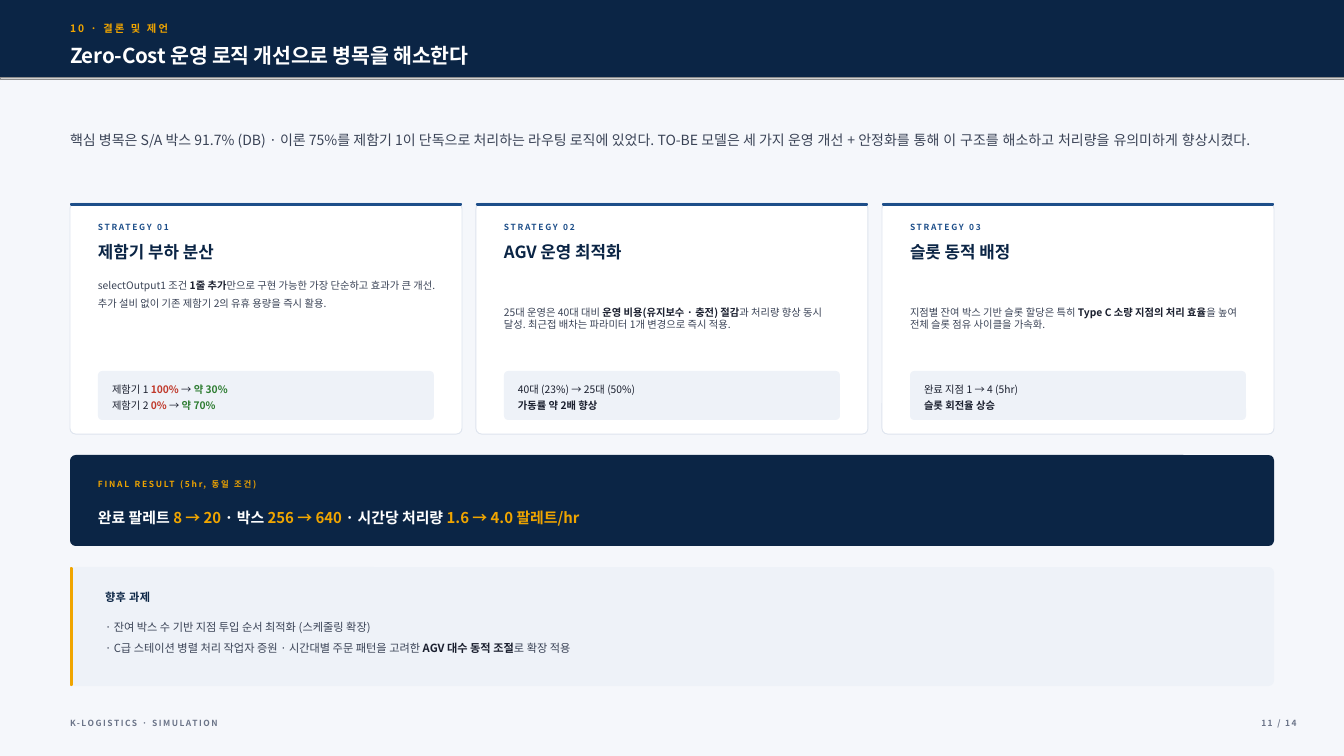
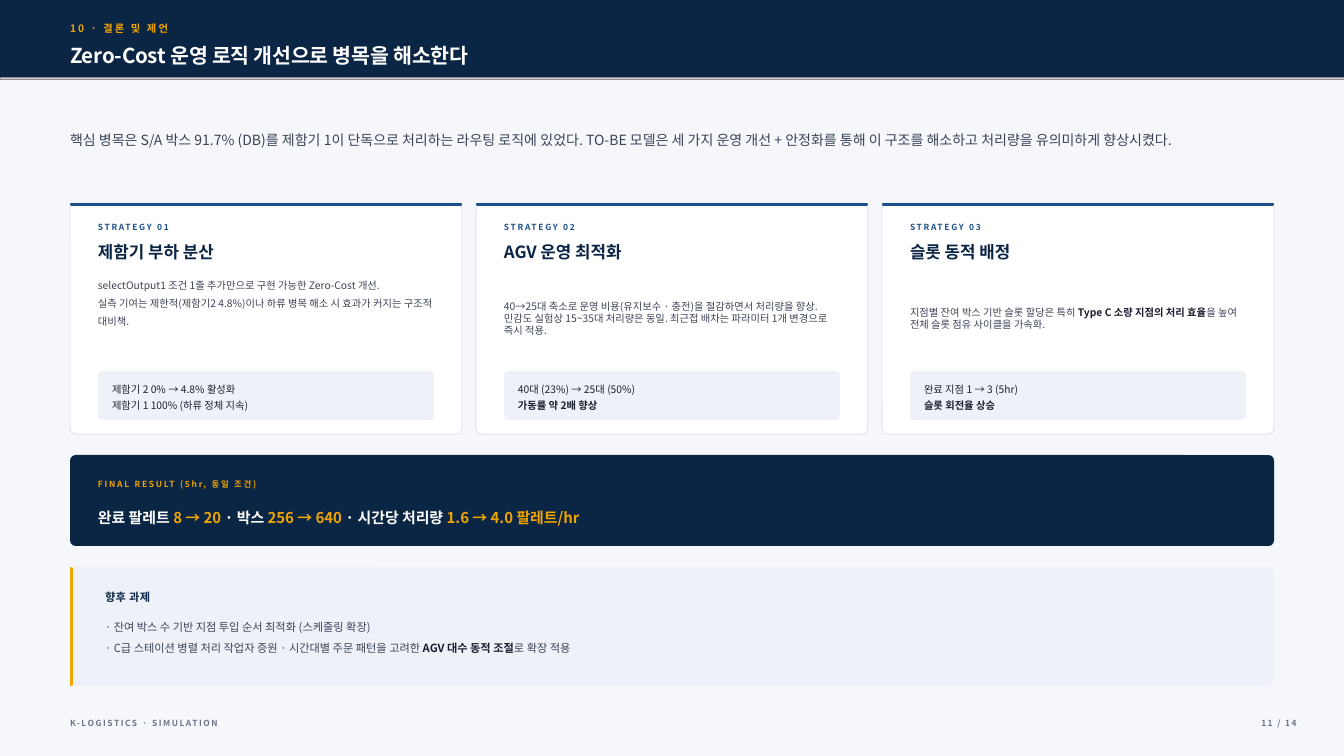
Before and after one commit to cholin3721/simulation_contest2, a slide deck: slide 11 of 피킹_프로세스_효율화_및_생산성_극대화_20260709235709.pptx. Drawn at 1344x756 pixels with LibreOffice and Linux fonts; fonts in the diff are those of the drawing; grey boxes stand for pictures. Boxes give left, top, right and bottom in pixels: in the first picture for what was removed or moved away, otherwise in the second. Text is boxed around its words. In the diff, an @@ line names an element or a change of style, - is before the commit and + after.

Commit message:
문제_수정.pdf 기준 전 산출물 정합성 검증 및 실측값 반영
- 91.7% S/A 비율: 빈 주문→S급 규칙 반영 이론값 91.6%와 일치함을 검증·재서술
- 개선①(제함기 부하 분산) 실측 기준 정직 서술 (제함기2 0%→4.8%, 병목은 하류)
- 재현 실측값 확정: 25대 기준 20팔레트/640박스/4.0hr/3:60, AGV 50%
- 민감도 4수준 실측: 15대 60.0% / 20대 50.0% / 25대 50.0% / 35대 34.3%
- 오탈자·문서 버그 수정 (AS-OS, 표5 단위, 매뉴얼 반복 출력 등)
- 봉함기 라우팅 가정 보고서 1.1절에 문서화
- 모델 결과 패널 텍스트 흰색→검정 (가동률 수치 표시 버그 수정)
- Q&A 보강 (Q2 재작성, Q12-1 신설: 15대 이상 처리량 동일 원인)
- 임시 스크립트·로그 정리, PDF 3종 최신 재출력

```diff
--- a/피킹_프로세스_효율화_및_생산성_극대화_20260709235709.pptx
+++ b/피킹_프로세스_효율화_및_생산성_극대화_20260709235709.pptx
@@ text at box(70, 133, 1171, 148): text changed @@
-핵심 병목은 S/A 박스 91.7% (DB) · 이론 75%를 제함기 1이 단독으로 처리하는 라우팅 로직에 있었다. TO-BE 모델은 세 가지 운영 개선 + 안정화를 통해 이 구조를 해소하고 처리량을 유의미하게 향상시켰다.
+핵심 병목은 S/A 박스 91.7% (DB)를 제함기 1이 단독으로 처리하는 라우팅 로직에 있었다. TO-BE 모델은 세 가지 운영 개선 + 안정화를 통해 이 구조를 해소하고 처리량을 유의미하게 향상시켰다.
@@ text at box(98, 280, 432, 326): text changed @@
-selectOutput1 조건 1줄 추가만으로 구현 가능한 가장 단순하고 효과가 큰 개선.
-추가 설비 없이 기존 제함기 2의 유휴 용량을 즉시 활용.
+selectOutput1 조건 1줄 추가만으로 구현 가능한 Zero-Cost 개선.
+실측 기여는 제한적(제함기2 4.8%)이나 하류 병목 해소 시 효과가 커지는 구조적 대비책.
@@ text at box(504, 301, 827, 335): text changed @@
-25대 운영은 40대 대비 운영 비용(유지보수 · 충전) 절감과 처리량 향상 동시 달성. 최근접 배차는 파라미터 1개 변경으로 즉시 적용.
+40→25대 축소로 운영 비용(유지보수 · 충전)을 절감하면서 처리량을 향상. 민감도 실험상 15~35대 처리량은 동일. 최근접 배차는 파라미터 1개 변경으로 즉시 적용.
@@ text at box(112, 384, 248, 411): text changed; bold off @@
-제함기 1 100% → 약 30%
-제함기 2 0% → 약 70%
+제함기 2 0% → 4.8% 활성화
+제함기 1 100% (하류 정체 지속)
@@ text at box(924, 384, 1018, 395): text changed @@
-완료 지점 1 → 4 (5hr)
+완료 지점 1 → 3 (5hr)
```
Also in this commit, not shown: 10 other slides changed, 38 other files.
